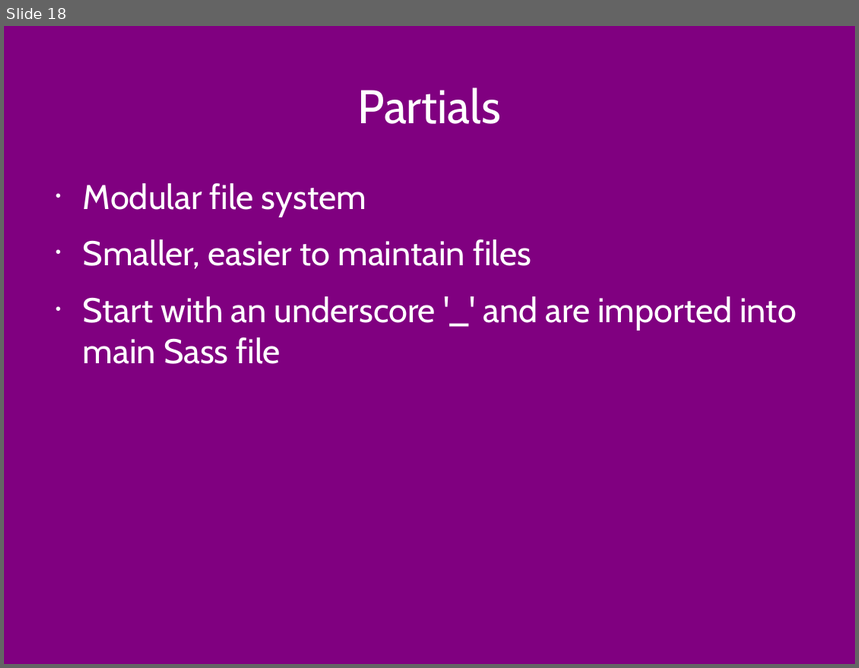
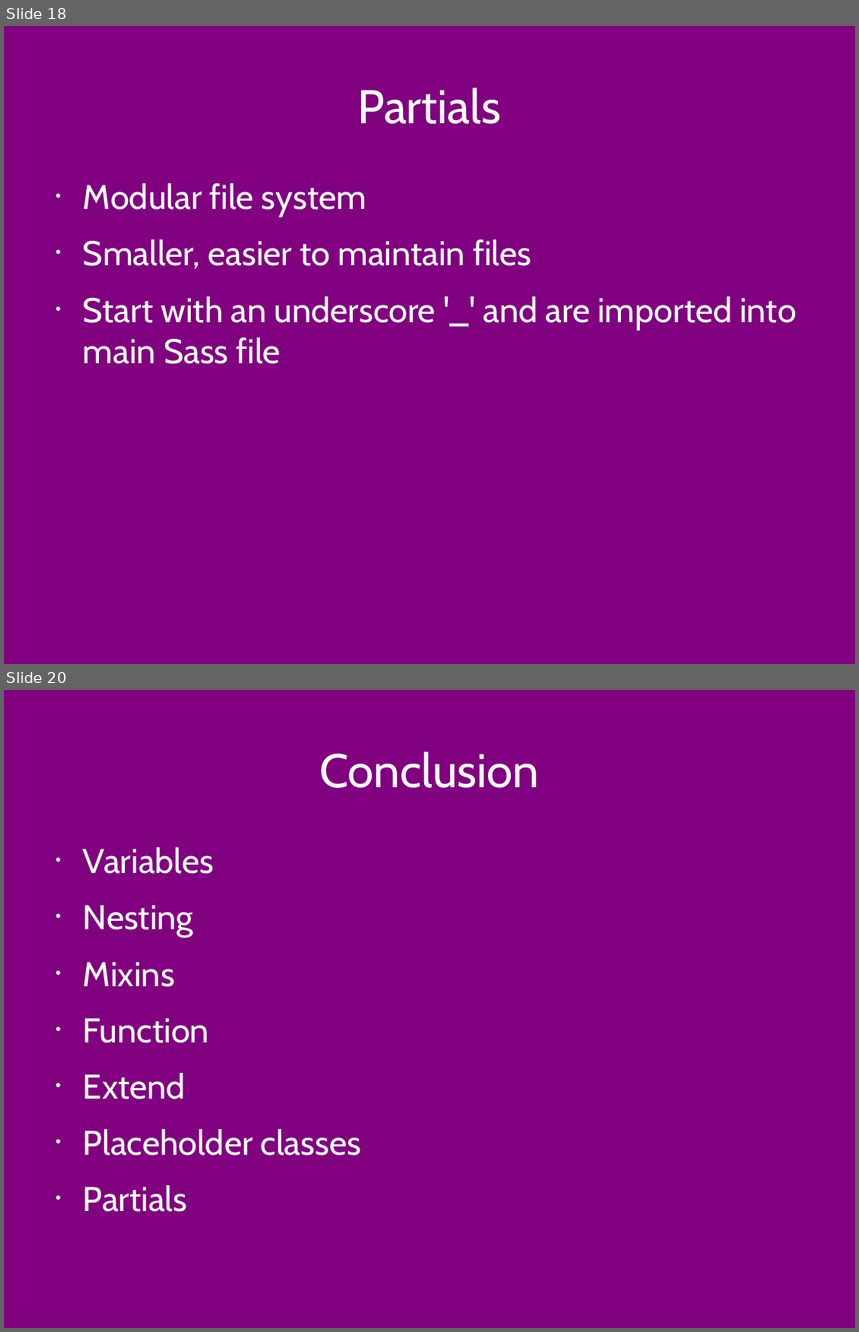
Before and after one commit to mkivikoski/UI-Development-for-Engineers, a slide deck: Powerpoint/sass.odp. Shown one above the other, each under a label of ours: slide 18 before the commit, slides 18 and 20 after it; the slides between them are not shown. The pictures are 859x668 and 859x1332 pixels, drawn with LibreOffice and Linux fonts; fonts in the diff are those of the drawing. Boxes give left, top, right and bottom in pixels: in the first picture for what was removed or moved away, otherwise in the second. Text is boxed around its words. In the diff, an @@ line names an element or a change of style, - is before the commit and + after.

```diff
--- a/Powerpoint/sass.odp
+++ b/Powerpoint/sass.odp
@@ slide 20 added at (4,690,855,1328), background #800080 @@
@@ title added at (319,752,539,788), 44 pt, text #FFFFFF @@
+Conclusion
@@ text added at (83,847,361,1212), 32 pt, text #FFFFFF @@
+• Variables
+• Nesting
+• Mixins
+• Function
+• Extend
+• Placeholder classes
+• Partials
```
Also in this commit, not shown: 1 slide changed, 5 other files.
